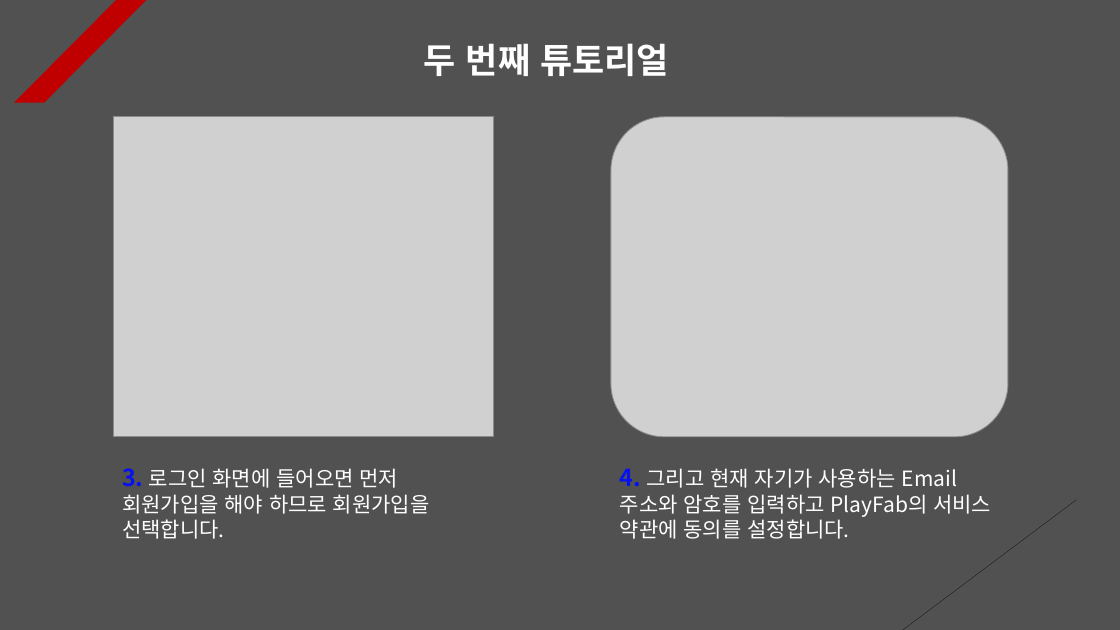
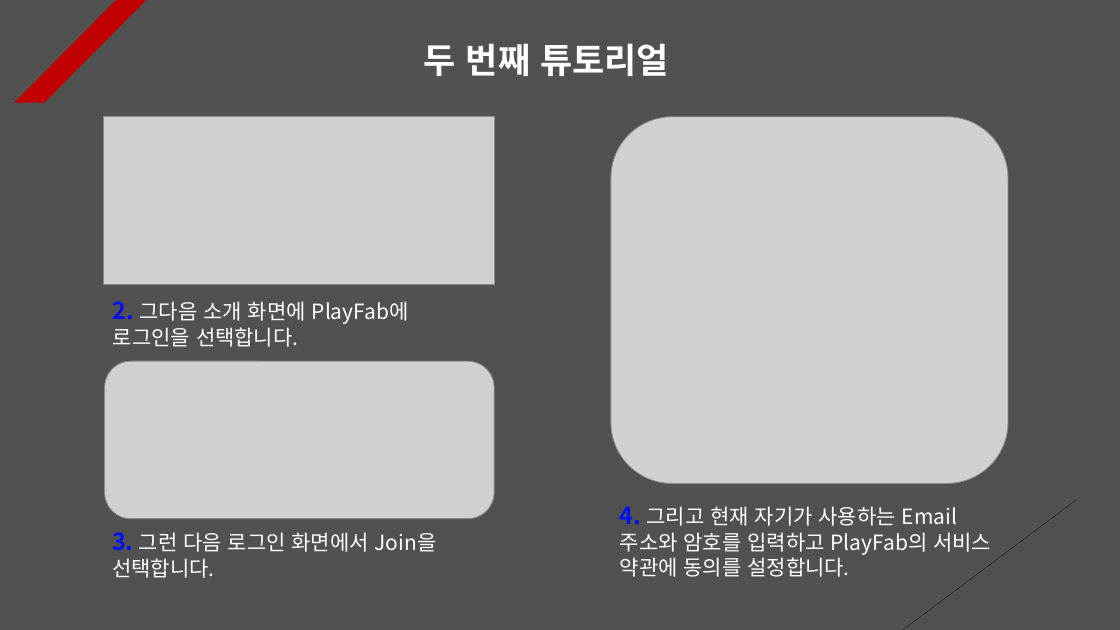
Before and after one commit to Unity2033/3D-UnityEngine, a slide deck: slide 2 of Assets/Class/Photon Server/PPT Data/Photon PlayFab.pptx. Drawn at 1120x630 pixels with LibreOffice and Linux fonts; fonts in the diff are those of the drawing; grey boxes stand for pictures. Boxes give left, top, right and bottom in pixels: in the first picture for what was removed or moved away, otherwise in the second. Text is boxed around its words. In the diff, an @@ line names an element or a change of style, - is before the commit and + after.

```diff
--- a/Assets/Class/Photon Server/PPT Data/Photon PlayFab.pptx
+++ b/Assets/Class/Photon Server/PPT Data/Photon PlayFab.pptx
@@ picture added at box(104, 117, 495, 284) @@
@@ picture: place and size @@
-picture at box(611, 117, 1008, 437)
+picture at box(611, 117, 1008, 483)
@@ text added at box(113, 301, 409, 347), 18 pt, text #FFFFFF @@
+2. 그다음 소개 화면에 PlayFab에 로그인을 선택합니다.
@@ picture: place and size @@
-picture at box(113, 117, 493, 436)
+picture at box(105, 361, 495, 518)
@@ text "4. 그리고 현재 자기가 사용하는 ...": place and size @@
-text "4. 그리고 현재 자기가 사용하는 ..." at box(620, 468, 991, 539)
+text "4. 그리고 현재 자기가 사용하는 ..." at box(620, 506, 991, 577)
@@ text at box(112, 532, 437, 578): text changed @@
-3. 로그인 화면에 들어오면 먼저 회원가입을 해야 하므로 회원가입을 선택합니다.
+3. 그런 다음 로그인 화면에서 Join을 선택합니다.
```
Also in this commit, not shown: 14 other slides changed, 1 slide added, 21 other files.
